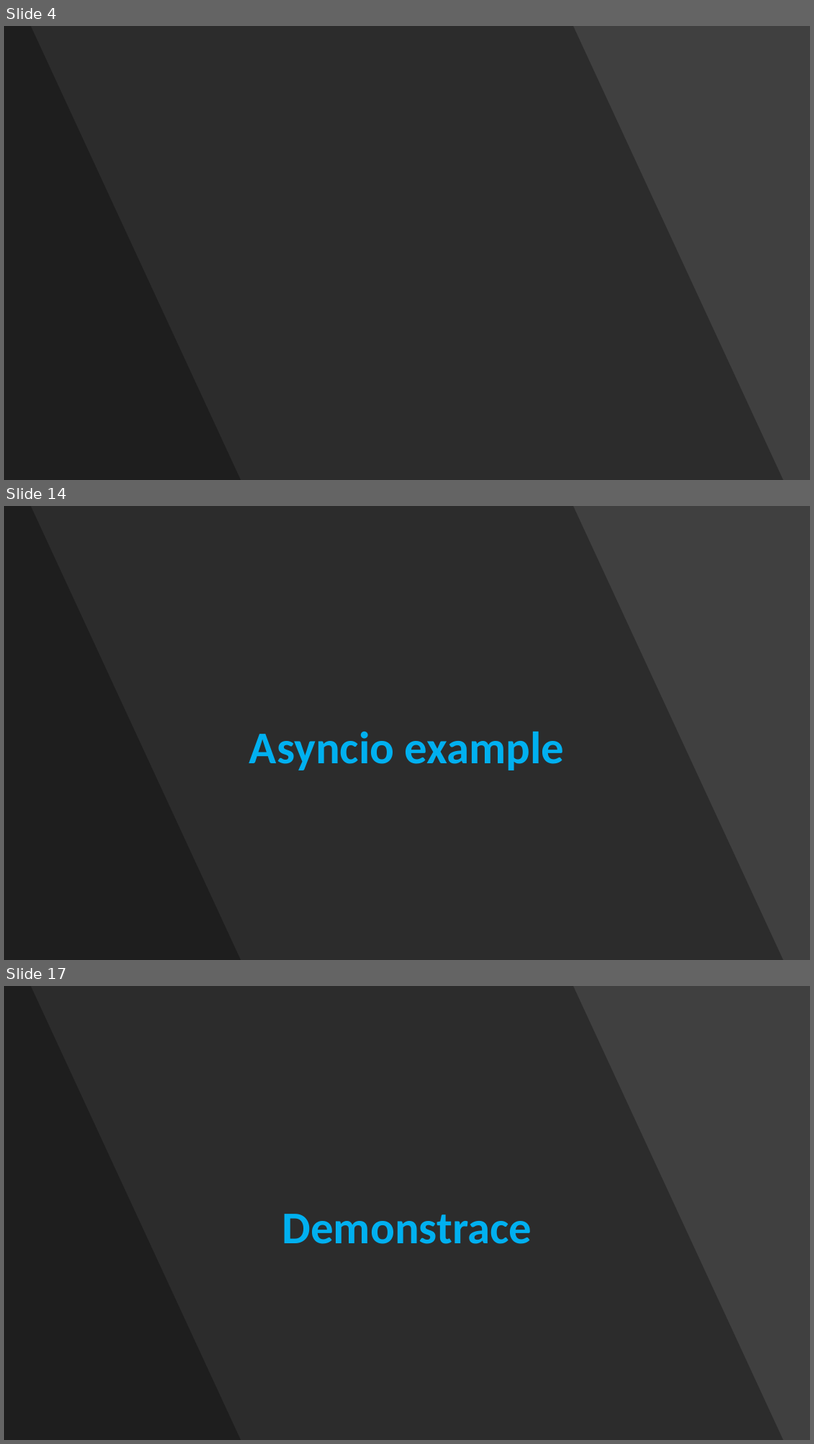
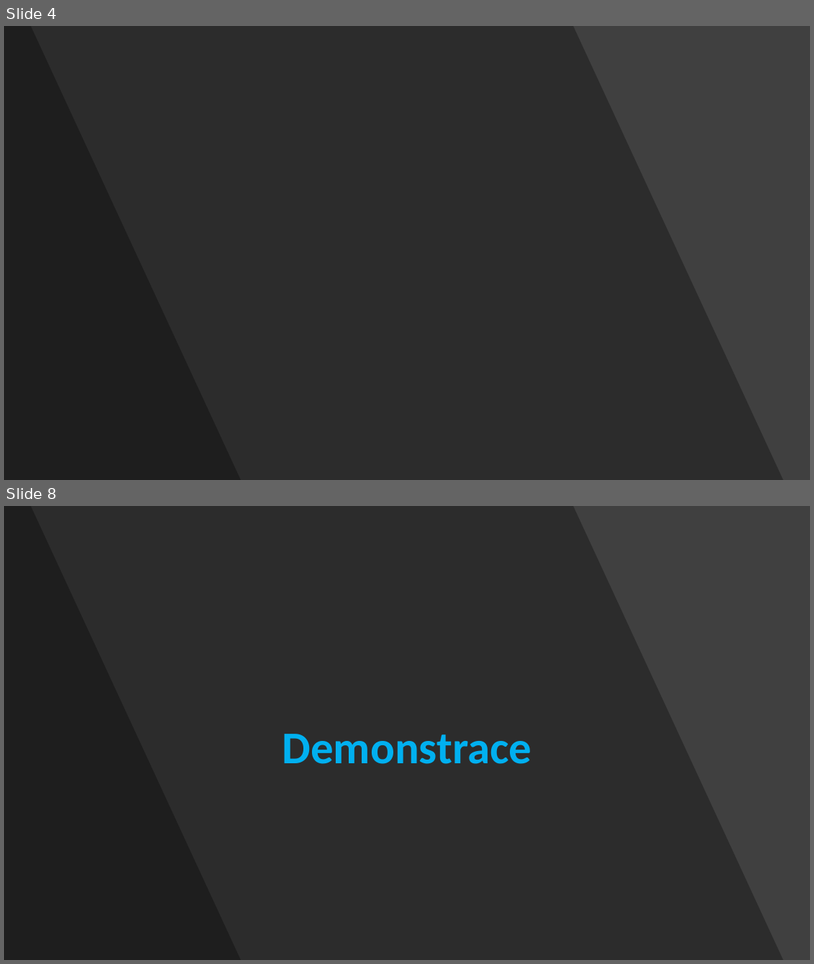
Before and after one commit to Fortex365/DiscordBot, a slide deck: Bot na platformě Discord.pptx. Shown one above the other, each under a label of ours: slides 4, 14 and 17 before the commit, slides 4 and 8 after it; the slides between them are not shown. The pictures are 814x1444 and 814x964 pixels, drawn with LibreOffice and Linux fonts; fonts in the diff are those of the drawing; background and template pictures are left out. Boxes give left, top, right and bottom in pixels: in the first picture for what was removed or moved away, otherwise in the second. Text is boxed around its words. In the diff, an @@ line names an element or a change of style, - is before the commit and + after.

```diff
--- a/Bot na platformě Discord.pptx
+++ b/Bot na platformě Discord.pptx
@@ slide 14 removed at [4, 506, 810, 960], background #404040 @@
@@ freeform shape removed at [4, 506, 784, 960] @@
@@ freeform shape removed at [4, 506, 241, 960] @@
@@ title removed at [250, 731, 565, 770] @@
-Asyncio example
@@ what was slide 17 is now slide 8 @@
```
Also in this commit, not shown: 9 slides changed, 6 slides added, 7 other slides removed, 1 other file.
